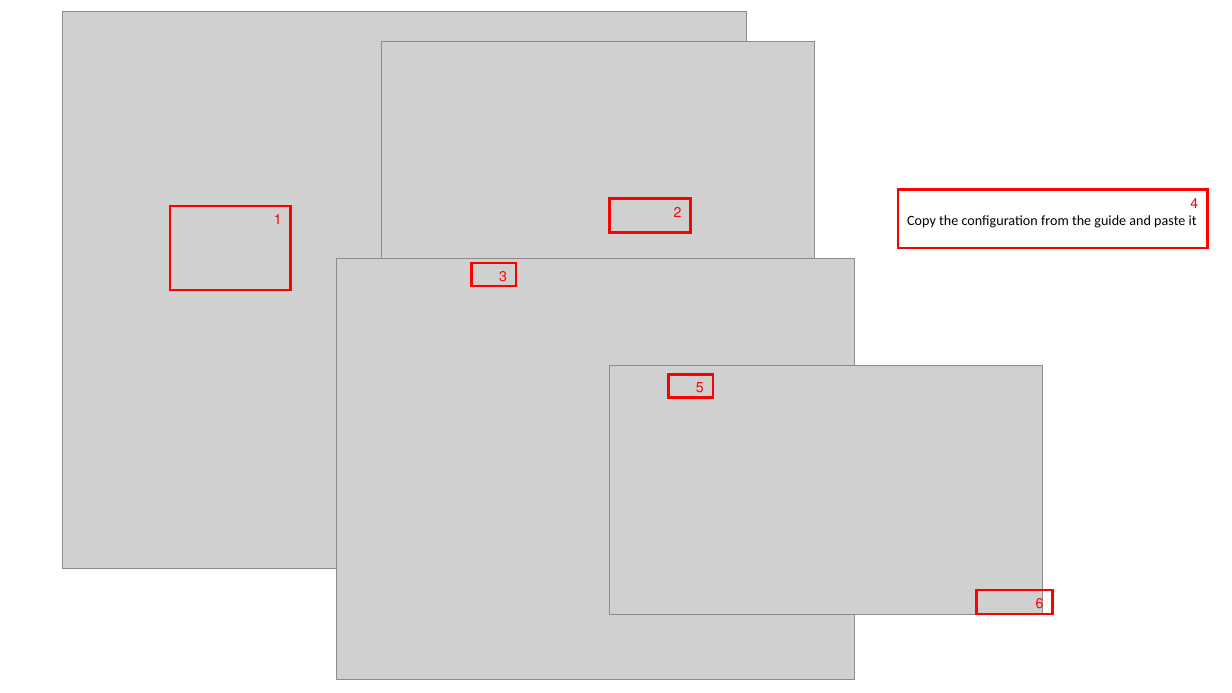
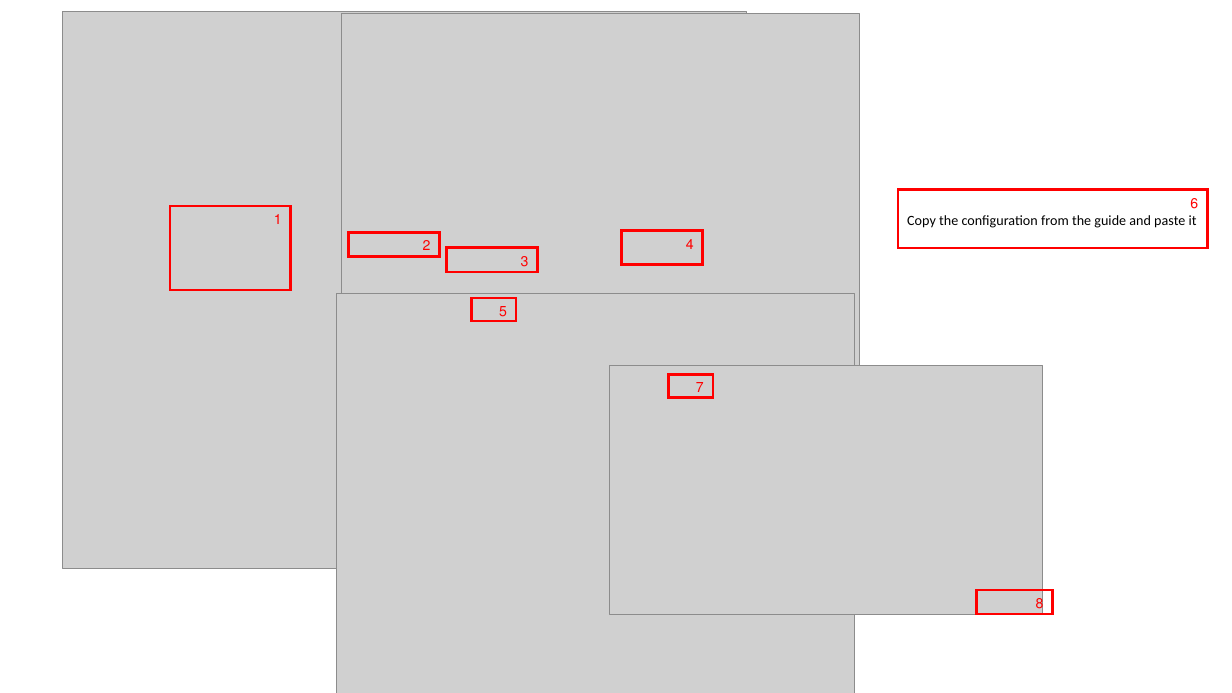
Before and after one commit to sorinboia/hugo-f5xc-experience, a slide deck: slide 1 of ppt/4.pptx. Drawn at 1232x693 pixels with LibreOffice and Linux fonts; fonts in the diff are those of the drawing; grey boxes stand for pictures. Boxes give left, top, right and bottom in pixels: in the first picture for what was removed or moved away, otherwise in the second. Text is boxed around its words. In the diff, an @@ line names an element or a change of style, - is before the commit and + after.

```diff
--- a/ppt/4.pptx
+++ b/ppt/4.pptx
@@ picture: place and size @@
-picture at <box>382,42,815,290</box>
+picture at <box>342,14,860,367</box>
@@ text in rectangle at <box>1190,198,1198,209</box>: text changed @@
-4
+6
@@ rectangle "2": place and size @@
-rectangle "2" at <box>610,199,691,233</box>
+rectangle "2" at <box>348,232,440,256</box>
@@ rectangle added at <box>622,231,703,265</box>, outline #FF0000 2 pt, 11 pt, text #FF0000 @@
+4
@@ rectangle "3": place and size @@
-rectangle "3" at <box>472,263,517,287</box>
+rectangle "3" at <box>446,248,538,272</box>
@@ picture: place and size @@
-picture at <box>336,259,854,679</box>
+picture at <box>336,293,854,693</box>
@@ rectangle added at <box>472,299,517,322</box>, outline #FF0000 2 pt, 11 pt, text #FF0000 @@
+5
@@ text in rectangle at <box>696,382,704,397</box>: text changed @@
-5
+7
```
Also in this commit, not shown: 6 other files.
